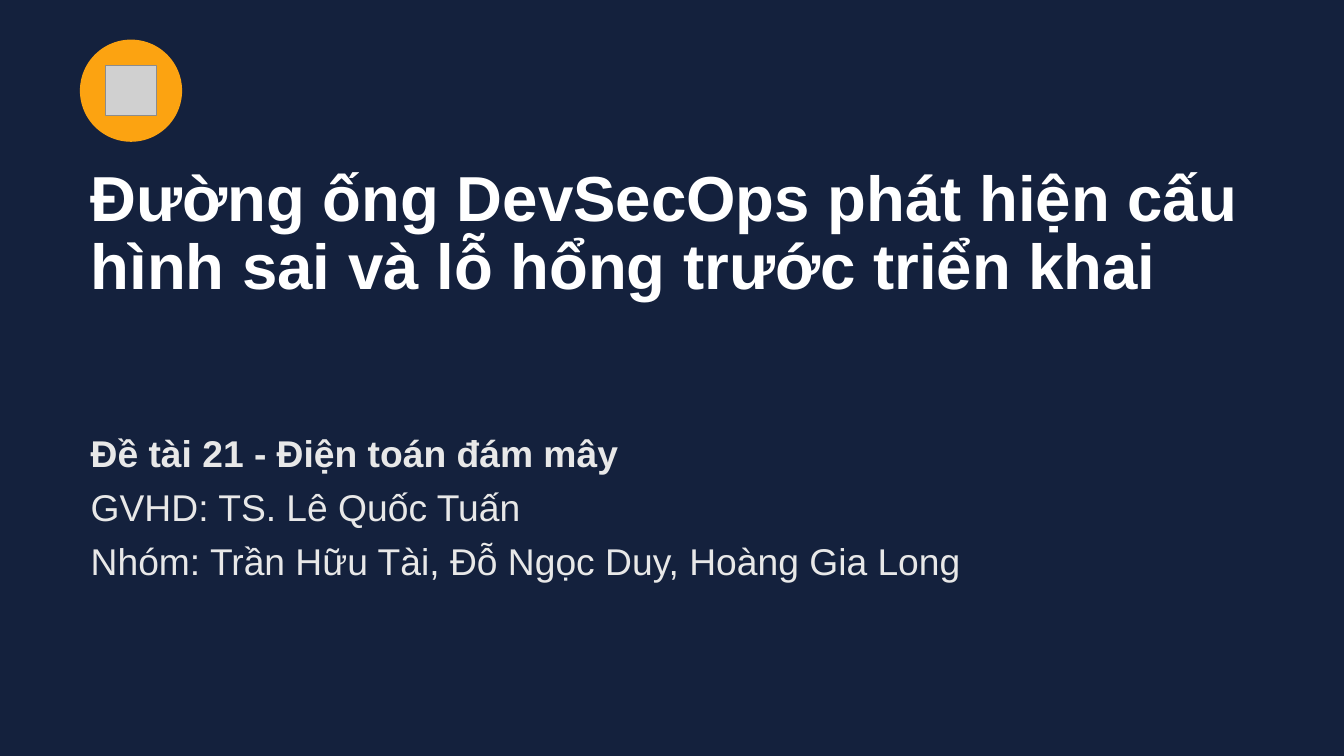
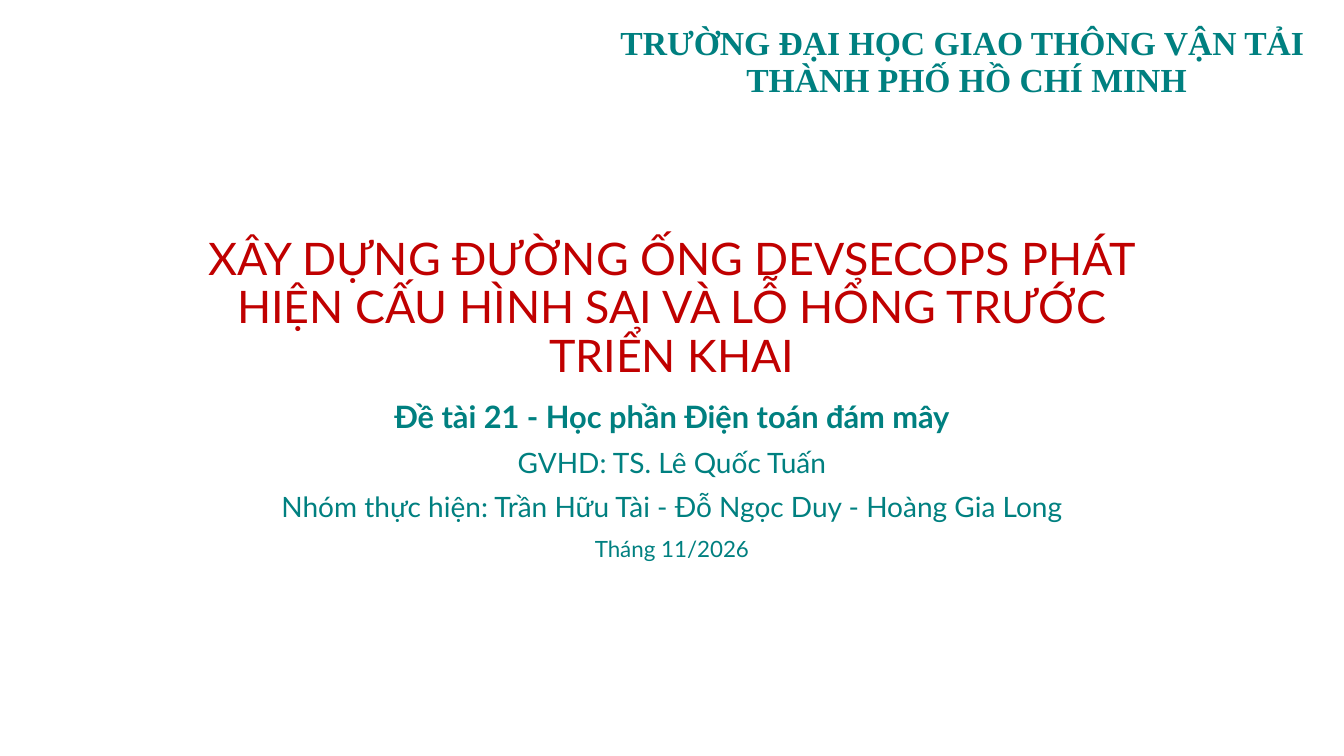
Before and after one commit to tranhuultai/012012303904_21_DevSecOps, a slide deck: slide 1 of PPTX/DeTai21_DevSecOps.pptx. Drawn at 1344x756 pixels with LibreOffice and Linux fonts; fonts in the diff are those of the drawing; grey boxes stand for pictures; background and template pictures are left out. Boxes give left, top, right and bottom in pixels: in the first picture for what was removed or moved away, otherwise in the second. Text is boxed around its words. In the diff, an @@ line names an element or a change of style, - is before the commit and + after.

```diff
--- a/PPTX/DeTai21_DevSecOps.pptx
+++ b/PPTX/DeTai21_DevSecOps.pptx
@@ background #14213D to picture (left out) @@
@@ text added at (620, 29, 1304, 93), 24 pt, text #008080, bold @@
+TRƯỜNG ĐẠI HỌC GIAO THÔNG VẬN TẢI
+THÀNH PHỐ HỒ CHÍ MINH
@@ ellipse removed at (81, 40, 181, 141) @@
@@ picture removed at (106, 66, 156, 116) @@
@@ title "XÂY DỰNG ĐƯỜNG ỐNG DEVSECOPS ..." at (208, 236, 1137, 372): vertical alignment top to bottom @@
@@ title at (208, 236, 1137, 372): text changed; size 45.3 to 32 pt; font Arial to Lato; text colour #FFFFFF to #C00000; bold off @@
-Đường ống DevSecOps phát hiện cấu hình sai và lỗ hổng trước triển khai
+XÂY DỰNG ĐƯỜNG ỐNG DEVSECOPS PHÁT HIỆN CẤU HÌNH SAI VÀ LỖ HỔNG TRƯỚC TRIỂN KHAI
@@ subtitle "Đề tài 21 - Học ...": place and size @@
-subtitle "Đề tài 21 - Học ..." at (91, 438, 961, 583)
+subtitle "Đề tài 21 - Học ..." at (281, 403, 1063, 561)
@@ subtitle at (394, 403, 949, 434): text changed; size 26.7 to 22 pt; font Arial to Lato; text colour #E8E8E8 to #008080 @@
-Đề tài 21 - Điện toán đám mây
+Đề tài 21 - Học phần Điện toán đám mây
@@ subtitle at (518, 450, 826, 477): size 26.7 to 20 pt, font Arial to Lato, text colour #E8E8E8 to #008080 in "GVHD: TS. Lê Quốc Tuấn"; alignment left to centre @@
@@ subtitle at (281, 493, 1063, 561): text changed; size 26.7 to 20 pt; font Arial to Lato; text colour #E8E8E8 to #008080 @@
-Nhóm: Trần Hữu Tài, Đỗ Ngọc Duy, Hoàng Gia Long
+Nhóm thực hiện: Trần Hữu Tài - Đỗ Ngọc Duy - Hoàng Gia Long
+Tháng 11/2026
```
Also in this commit, not shown: 4 other slides changed, 23 slides added, 13 slides removed, 3 other files.
